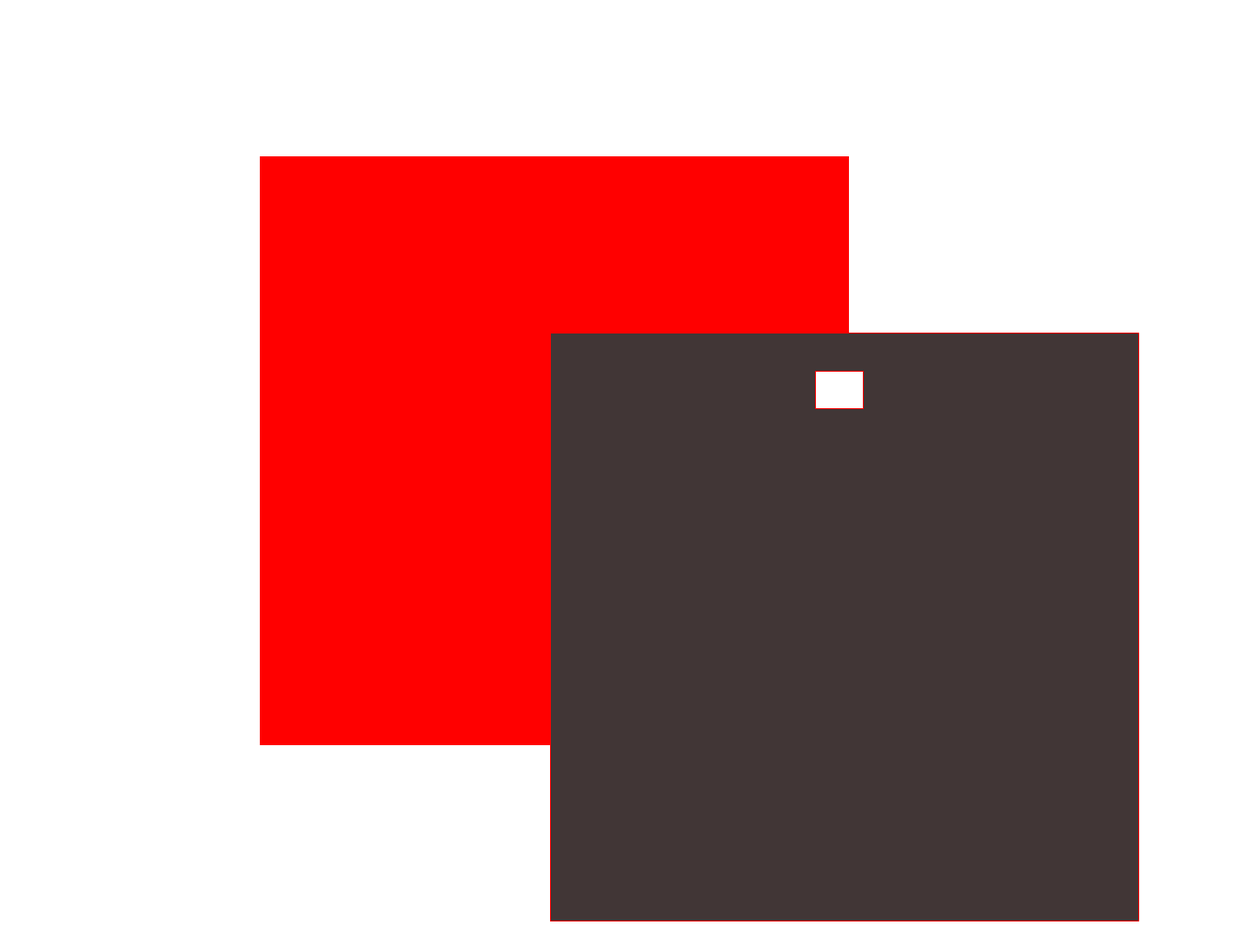
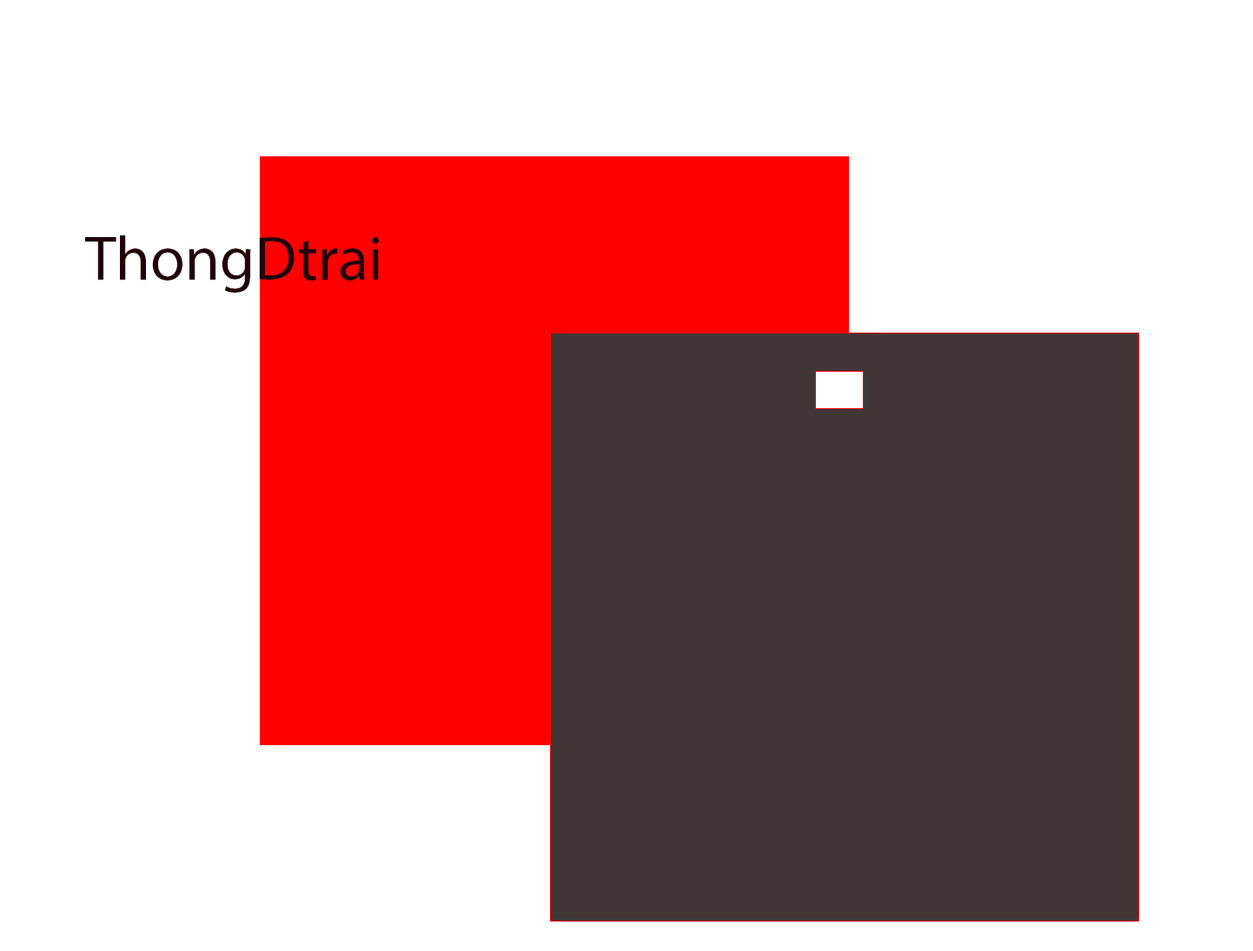
Before/after of a (1253, 951) layered artwork. What changed in the layer stack:
added layer "ThongDtrai" above "Rectangle 4" over [85, 235, 379, 293]
